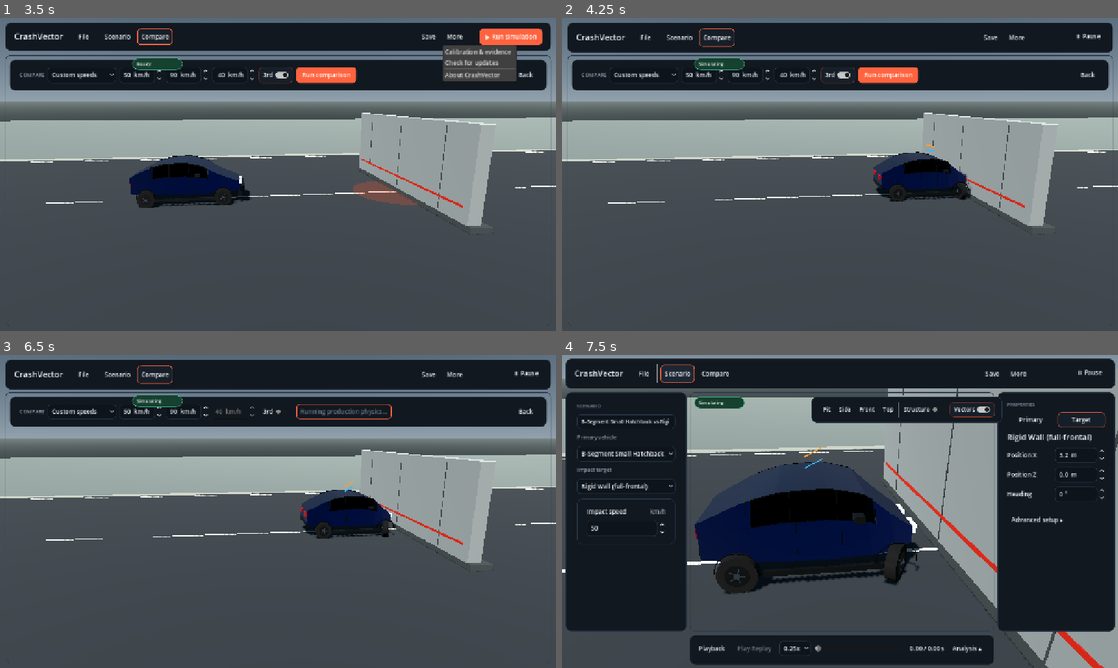
Above: before the commit, frames 1-4 (two rows, left to right).
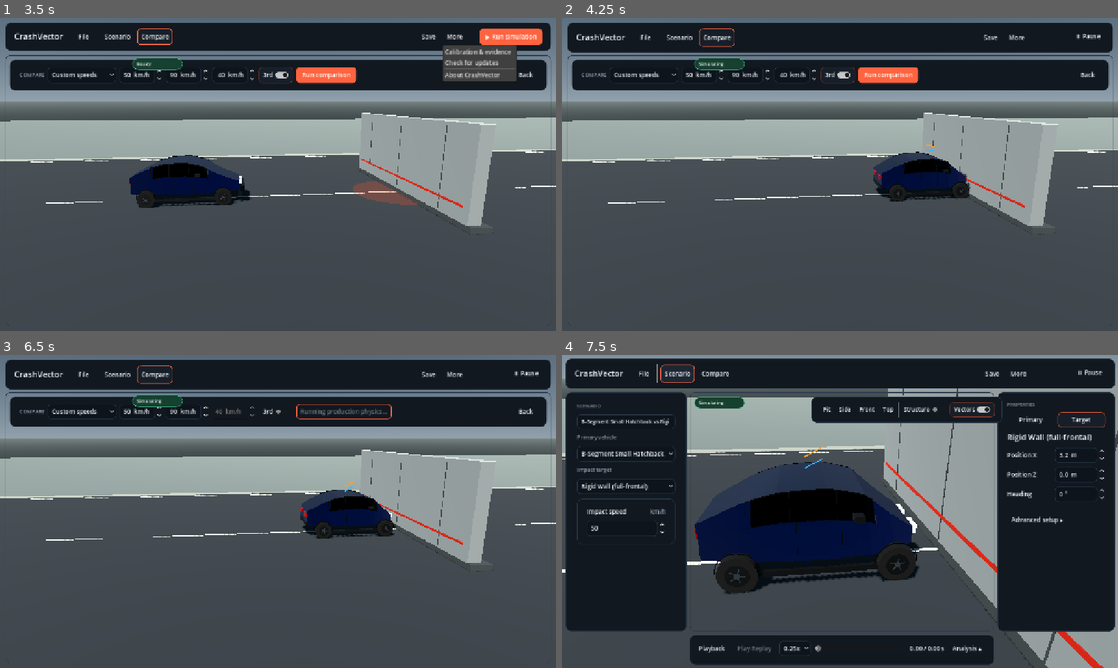
Above: after the commit, the same moments.

Repository: ArrowSK/crashvector
Game: Godot game, scene res://app/main.tscn
The game is run twice, just before and just after one commit, with the same random seed, the same clock (stepped at 60 frames per second) and the same inputs.
Inputs:
- Up to frame 1 (3.5 s): click "File" at 0.5 s; click "Scenario" at 1.25 s; click "Compare" at 2 s; click "More" at 2.75 s
- Up to frame 2 (4.25 s): click "▶ Run simulation" at 3.5 s
- Up to frame 3 (6.5 s): click "Custom speeds" at 4.25 s; click "3rd" at 5 s; click "Run comparison" at 5.75 s
- Up to frame 4 (7.5 s): click "File" at 6.5 s; click "Scenario" at 7.25 s

Frame 1 is identical in both runs. In frame 2, less than 0.1% of the frame differs, in the area x 69-74%, y 52-59%; in frame 3, less than 0.1%; in frame 4, 0.3%, in the area x 56-64%, y 49-74%.

Commit message:
Fix runtime presentation and high-speed road-user instability (#25)
Correct the user-reported 0.8.0-beta.1 runtime regressions without redesigning the M12–M18 production architecture: keep passenger-car wheels constrained to their physical axle, anchor the M16.2/M17 heavy-truck skin to the structural local origin rather than the COM, and bound the phenomenological high-speed pedestrian upward probe transfer. Add focused runtime regression coverage for all three defects.

Diff:
--- a/src/demo/crash_demo_m15.gd
+++ b/src/demo/crash_demo_m15.gd
@@ -39,7 +39,7 @@
 	static_simulation = null
 	hybrid_production_active = true
 
-	road_user_proxy = RoadUserArticulatedProxy3D.new()
+	road_user_proxy = RoadUserArticulatedStableProxy3D.new()
 	road_user_proxy.name = "RoadUserArticulatedProxy"
 	road_user_proxy.configure(
 		scenario.target_type,
--- /dev/null
+++ b/src/road_users/road_user_articulated_stable_proxy_3d.gd
@@ -0,0 +1,60 @@
+# This Source Code Form is subject to the terms of the Mozilla Public
+# License, v. 2.0. If a copy of the MPL was not distributed with this
+# file, You can obtain one at https://mozilla.org/MPL/2.0/.
+
+class_name RoadUserArticulatedStableProxy3D
+extends RoadUserArticulatedProxy3D
+
+# Corrective production wrapper for the established M15 articulated target.
+# The topology, joints, masses, road collision and replay API are unchanged.
+# Only the one-shot front-probe transfer is bounded at very high closing speeds
+# so the deliberately generic contact model cannot scale its synthetic upward
+# component without limit and launch a pedestrian vertically.
+
+const PEDESTRIAN_MAX_TRANSFER_SPEED_MS := 18.0
+const PEDESTRIAN_MAX_VERTICAL_COM_SPEED_MS := 1.25
+
+func apply_probe_contact(source: VehicleRigidChassis, collider: Object = null) -> void:
+	if impact_received or source == null or not simulation_active:
+		return
+	var forward := source.global_transform.basis.x.normalized()
+	var target_velocity := center_of_mass_velocity_ms()
+	var closing_speed := maxf((source.linear_velocity - target_velocity).dot(forward), 0.0)
+	if closing_speed < 0.25:
+		return
+	var effective_mass := source.mass * target_mass_kg / maxf(source.mass + target_mass_kg, 1.0)
+	var transfer_impulse_ns := effective_mass * closing_speed * 0.88
+
+	if target_type == ScenarioConfig.TARGET_BICYCLE:
+		# Preserve the finalized M15 bicycle transfer path. The reported regression
+		# concerns pedestrian vertical launch, not bicycle hub/frame behaviour.
+		apply_central_impulse(forward * transfer_impulse_ns * 0.72 + Vector3.UP * transfer_impulse_ns * 0.025)
+		var contacted := _owned_body_from_collider(collider)
+		if contacted != null and contacted != self:
+			contacted.apply_central_impulse(forward * transfer_impulse_ns * 0.28)
+		elif not _bicycle_wheels.is_empty():
+			_bicycle_wheels[0].apply_central_impulse(forward * transfer_impulse_ns * 0.14)
+			_bicycle_wheels[1].apply_central_impulse(forward * transfer_impulse_ns * 0.14)
+		impact_received = true
+		return
+
+	# M15 deliberately uses a phenomenological one-shot probe coupling instead of
+	# rigid limb/car collision. At ordinary regression speeds the original demand
+	# remains untouched. Above that range, bound the total transfer and especially
+	# the synthetic upward component; otherwise both grow linearly with closing
+	# speed and can turn a 130 km/h contact into an artificial vertical jump.
+	transfer_impulse_ns = minf(transfer_impulse_ns, target_mass_kg * PEDESTRIAN_MAX_TRANSFER_SPEED_MS)
+	var vertical_impulse_ns := minf(
+		transfer_impulse_ns * 0.08,
+		target_mass_kg * PEDESTRIAN_MAX_VERTICAL_COM_SPEED_MS
+	)
+	var pelvis_vertical := vertical_impulse_ns * 0.4375
+	var torso_vertical := vertical_impulse_ns * 0.5625
+
+	apply_central_impulse(forward * transfer_impulse_ns * 0.48 + Vector3.UP * pelvis_vertical)
+	if _pedestrian_torso != null:
+		_pedestrian_torso.apply_central_impulse(forward * transfer_impulse_ns * 0.44 + Vector3.UP * torso_vertical)
+	var contacted := _owned_body_from_collider(collider)
+	if contacted != null and contacted != self and contacted != _pedestrian_torso:
+		contacted.apply_central_impulse(forward * transfer_impulse_ns * 0.08)
+	impact_received = true
--- a/src/vehicles/m16_2_heavy_truck_visual.gd
+++ b/src/vehicles/m16_2_heavy_truck_visual.gd
@@ -139,18 +139,30 @@
 	cab_mesh.surface_end()
 
 func _update_pose() -> void:
-	# The structural model is synchronized to the rigid chassis during live
-	# simulation and is also the object restored by replay snapshots. Deriving the
-	# presentation transform from that model therefore keeps the truck body and
-	# its existing wheel groups together both live and while scrubbing replay.
+	# The M16.2 skin is authored in the same local coordinate frame as the truck
+	# structural stations and rigid collision shapes. VehicleKinematics uses the
+	# structural centre of mass as its transform origin, which is useful for
+	# analysis but wrong for this skin: applying that COM as the visual root adds
+	# a second longitudinal/vertical offset and makes the cab/trailer float above
+	# the chassis. Reconstruct the structural local origin from the undeformed rear
+	# station instead. This works both for live rigid-chassis synchronization and
+	# replay-restored structural snapshots.
 	if truck.model != null:
-		global_transform = VehicleKinematics.reference_transform(
+		var reference := VehicleKinematics.reference_transform(
 			truck.model,
 			HeavyTruckBuilder.rear_reference_nodes(),
 			HeavyTruckBuilder.front_reference_nodes(),
 			HeavyTruckBuilder.left_reference_nodes(),
 			HeavyTruckBuilder.right_reference_nodes()
 		)
+		var basis := reference.basis.orthonormalized()
+		var rear_world := truck.model.average_position_for_nodes(HeavyTruckBuilder.station_nodes(HeavyTruckBuilder.REAR_STATION))
+		var rear_local := Vector3(
+			HeavyTruckBuilder.STATION_X[HeavyTruckBuilder.REAR_STATION],
+			(HeavyTruckBuilder.LOWER_Y[HeavyTruckBuilder.REAR_STATION] + HeavyTruckBuilder.UPPER_Y[HeavyTruckBuilder.REAR_STATION]) * 0.5,
+			0.0
+		)
+		global_transform = Transform3D(basis, rear_world - basis * rear_local)
 	elif truck.rigid_chassis != null and is_instance_valid(truck.rigid_chassis):
 		global_transform = truck.rigid_chassis.global_transform
 	else:
--- a/src/vehicles/m16_vehicle_visual_refined.gd
+++ b/src/vehicles/m16_vehicle_visual_refined.gd
@@ -13,6 +13,7 @@
 var accent_mesh := ImmediateMesh.new()
 var accent_instance := MeshInstance3D.new()
 var spoke_roots: Array[Node3D] = []
+var wheel_spin_angles: Array[float] = []
 
 func _build_surface_nodes() -> void:
 	super._build_surface_nodes()
@@ -56,6 +57,8 @@
 func _build_wheels() -> void:
 	super._build_wheels()
 	spoke_roots.clear()
+	wheel_spin_angles.clear()
+	wheel_spin_angles.resize(wheel_groups.size())
 	var radius: float = float(profile.get("wheel_radius_m", 0.305))
 	var width: float = float(profile.get("wheel_width_m", 0.195))
 	var rim_ratio: float = float(profile.get("rim_ratio", 0.60))
@@ -64,6 +67,7 @@
 	var spoke_count := 6 if style in ["suv", "mpv"] else 5
 
 	for i in range(wheel_groups.size()):
+		wheel_spin_angles[i] = 0.0
 		# A dark inner barrel behind brighter spokes reads much more naturally than
 		# the original solid metallic cylinder while staying cheap to regenerate.
 		var rim_mesh := wheel_rims[i].mesh as CylinderMesh
@@ -127,6 +131,21 @@
 	accent_mesh.surface_end()
 
 func _update_wheels(delta: float) -> void:
+	# The inherited visual calculates wheel position and the rolling increment.
+	# Its historical child-Euler spin is immediately converted into a single
+	# wheel-root rotation about the vehicle-local lateral axle. This prevents the
+	# 90-degree cylinder setup rotation from combining with incremental Z Euler
+	# edits into impossible pitch/camber/tumbling after many frames.
 	super._update_wheels(delta)
-	for i in range(mini(spoke_roots.size(), wheel_rims.size())):
-		spoke_roots[i].rotation.z = wheel_rims[i].rotation.z
+	if vehicle == null or wheel_spin_angles.size() != wheel_groups.size():
+		return
+	var reference_basis := vehicle.global_reference_transform().basis.orthonormalized()
+	for i in range(wheel_groups.size()):
+		var frame_spin := wheel_rims[i].rotation.z
+		wheel_spin_angles[i] = wrapf(wheel_spin_angles[i] + frame_spin, -PI, PI)
+		wheel_tires[i].rotation = Vector3(PI * 0.5, 0.0, 0.0)
+		wheel_rims[i].rotation = Vector3(PI * 0.5, 0.0, 0.0)
+		wheel_hubs[i].rotation = Vector3(PI * 0.5, 0.0, 0.0)
+		if i < spoke_roots.size():
+			spoke_roots[i].rotation = Vector3.ZERO
+		wheel_groups[i].basis = reference_basis * Basis(Vector3(0.0, 0.0, 1.0), wheel_spin_angles[i])
--- /dev/null
+++ b/tests/runtime_presentation_stability.gd
@@ -0,0 +1,96 @@
+# This Source Code Form is subject to the terms of the Mozilla Public
+# License, v. 2.0. If a copy of the MPL was not distributed with this
+# file, You can obtain one at https://mozilla.org/MPL/2.0/.
+
+extends SceneTree
+
+var failures: Array[String] = []
+
+func _initialize() -> void:
+	call_deferred("_run")
+
+func _run() -> void:
+	await _check_heavy_truck_skin_origin()
+	await _check_passenger_car_wheel_axis()
+	await _check_high_speed_pedestrian_vertical_transfer()
+	if failures.is_empty():
+		print("CrashVector reported runtime presentation/stability regressions passed.")
+		quit(0)
+		return
+	for failure in failures:
+		push_error(failure)
+	quit(1)
+
+func _check_heavy_truck_skin_origin() -> void:
+	var truck := M17HeavyTruck.new()
+	truck.name = "RuntimeRegressionTruck"
+	truck.origin_offset_m = Vector3(3.2, 0.0, 0.0)
+	truck.auto_step = false
+	root.add_child(truck)
+	await process_frame
+	var skin := M17HeavyTruckVisual.new()
+	truck.add_child(skin)
+	skin.configure(truck)
+	await process_frame
+	var offset := skin.global_position.distance_to(truck.rigid_chassis.global_position)
+	_expect(offset < 0.08, "Heavy-truck presentation root is detached from its rigid chassis by %.3f m" % offset)
+	var trailer_bottom := skin.global_transform * (skin.trailer_instance.position + Vector3.DOWN * 1.41)
+	_expect(trailer_bottom.y < 0.90, "Heavy-truck trailer is visibly floating before simulation: bottom y=%.3f m" % trailer_bottom.y)
+	truck.queue_free()
+	await process_frame
+
+func _check_passenger_car_wheel_axis() -> void:
+	var car := M17CompactHatchback.new()
+	car.name = "RuntimeRegressionCar"
+	car.vehicle_preset_id = PassengerCarCatalog.B_SEGMENT_HATCHBACK
+	car.total_mass_kg = 1150.0
+	car.origin_offset_m = Vector3.ZERO
+	car.auto_step = false
+	root.add_child(car)
+	await process_frame
+	var skin := M16VehicleVisualRefined.new()
+	car.add_child(skin)
+	skin.configure(car)
+	var forward_speed := PhysicsMetrics.kmh_to_ms(130.0)
+	for node in car.model.nodes:
+		node.velocity_ms = Vector3.RIGHT * forward_speed
+	for _frame in range(900):
+		skin._update_wheels(1.0 / 60.0)
+	var reference := car.global_reference_transform().basis.orthonormalized()
+	for i in range(skin.wheel_groups.size()):
+		var axle_alignment := absf(skin.wheel_groups[i].basis.z.normalized().dot(reference.z.normalized()))
+		_expect(axle_alignment > 0.999, "Passenger-car wheel %d left its physical lateral axle after sustained spin: %.6f" % [i, axle_alignment])
+		_expect(absf(skin.wheel_tires[i].rotation.x - PI * 0.5) < 0.0001, "Passenger-car wheel %d accumulated an impossible child pitch" % i)
+	car.queue_free()
+	await process_frame
+
+func _check_high_speed_pedestrian_vertical_transfer() -> void:
+	var car := M17CompactHatchback.new()
+	car.name = "RuntimeRegressionPedestrianCar"
+	car.vehicle_preset_id = PassengerCarCatalog.B_SEGMENT_HATCHBACK
+	car.total_mass_kg = 1150.0
+	car.initial_speed_kmh = 130.0
+	car.origin_offset_m = Vector3(-5.6, 0.0, 0.0)
+	car.auto_step = false
+	root.add_child(car)
+	var target := RoadUserArticulatedStableProxy3D.new()
+	target.name = "RuntimeRegressionPedestrian"
+	target.configure(ScenarioConfig.TARGET_PEDESTRIAN, RoadUserCatalog.PEDESTRIAN_ADULT, 75.0, 0.0, Vector3.ZERO, 0.0, false)
+	root.add_child(target)
+	await physics_frame
+	car.begin_simulation()
+	target.begin_simulation()
+	target.apply_probe_contact(car.rigid_chassis)
+	await physics_frame
+	var vertical_speed := absf(target.center_of_mass_velocity_ms().y)
+	_expect(target.impact_received, "High-speed pedestrian regression did not apply the production probe contact")
+	_expect(vertical_speed < 2.2, "High-speed pedestrian probe transfer still creates an artificial vertical launch: %.3f m/s" % vertical_speed)
+	car.end_simulation()
+	target.end_simulation()
+	car.queue_free()
+	target.queue_free()
+	await process_frame
+
+func _expect(condition: bool, message: String) -> void:
+	if not condition:
+		failures.append(message)
Not shown, changed: .github/workflows/m17-validation.yml
